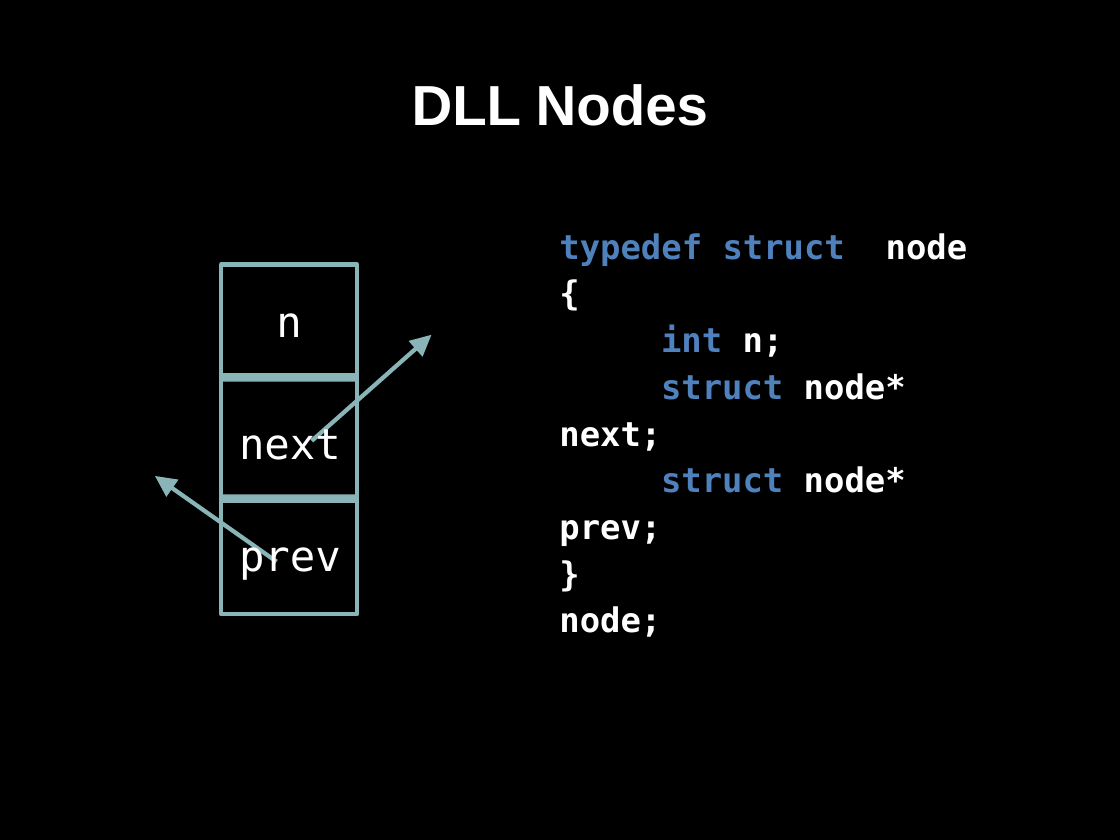
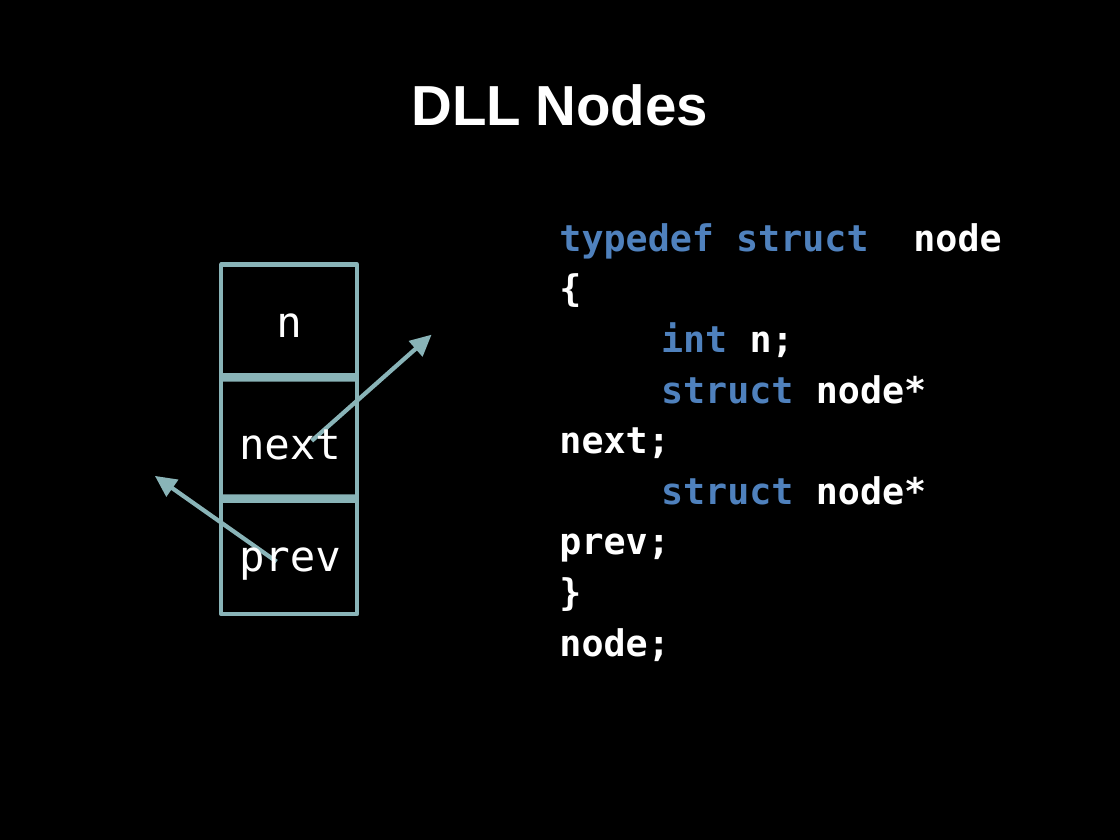
Before and after one commit to bagustris/prokom-tf, a slide deck: slide 15 of prokom6.odp. Drawn at 1120x840 pixels with LibreOffice and Linux fonts; fonts in the diff are those of the drawing. Boxes give left, top, right and bottom in pixels: in the first picture for what was removed or moved away, otherwise in the second. Text is boxed around its words. In the diff, an @@ line names an element or a change of style, - is before the commit and + after.

```diff
--- a/prokom6.odp
+++ b/prokom6.odp
@@ text "typedef struct node" at (x1=559, y1=223, x2=1001, y2=661): size 24 to 26 pt @@
```
Also in this commit, not shown: 6 other slides changed, 32 slides added, 1 slide removed, 8 other files.
